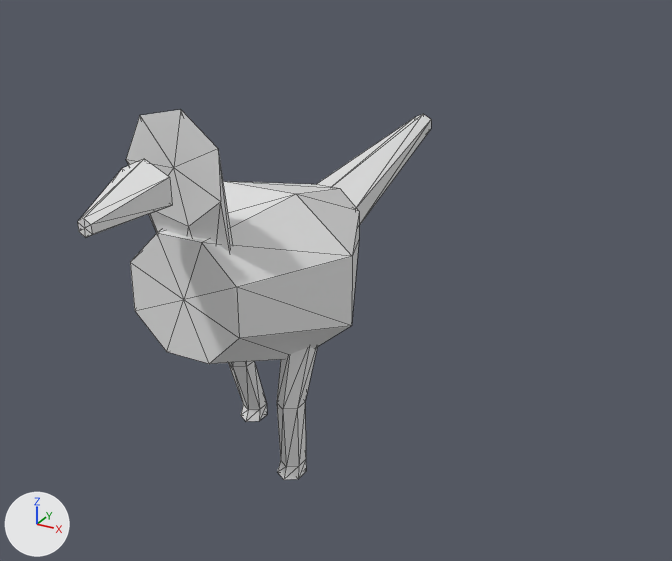
An edit to the OBJ model data/animals/gaviao/walk/5.obj, drawn before and after from the same camera.
One viewpoint serves both versions: a 50 mm camera at (0.744, -1.112, 0.893) aimed at (0.054, 0.144, 0.265). Every picture has the same lights, and +X, +Y and +Z are marked at lower left. The first picture is the older version. Mesh edges are drawn as thin lines. Where no turn or scale is listed for an object, it has been applied to the vertices.

The older version as bpy lines, for what is in view:
```python
me_gaviao_walk_5 = bpy.data.meshes.new('gaviao_walk_5')
me_gaviao_walk_5.from_pydata(...)  # 122 vertices, 220 faces; spans x -0.159..0.159, y -0.357..0.682, z 0.0..0.62
ob_gaviao_walk_5 = bpy.data.objects.new('gaviao_walk_5', me_gaviao_walk_5)
ob_gaviao_walk_5.location = (0.0, 0.0, 0.0)
```
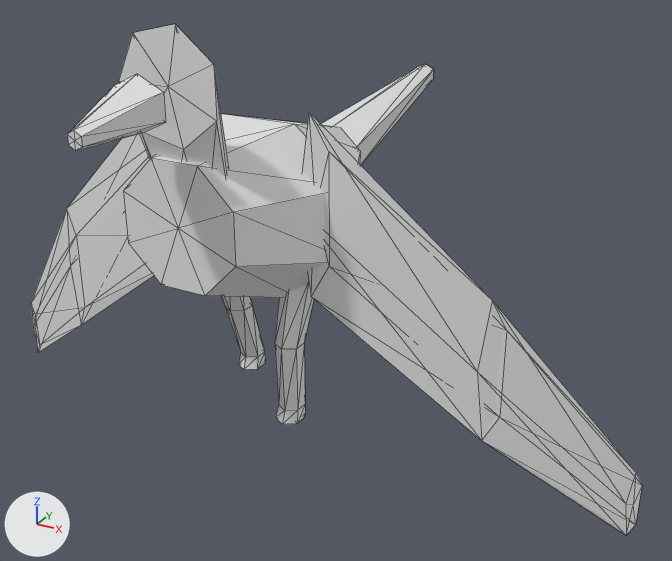
Pixel boxes (x1, y1, x2, y2) of what changed, in the pictures (672 x 561 px; the box of a moved part takes in the faces that stretch with it):
'gaviao_walk_5', reshaped (73% wider, 38% taller): before (78, 110, 431, 480); after (31, 24, 642, 535)
part 1 of me_gaviao_walk_5, moved or reshaped: before (130, 181, 359, 364); after (123, 114, 360, 298)
part 2 of me_gaviao_walk_5, moved or reshaped: before (228, 361, 267, 421); after (221, 296, 265, 369)
part 3 of me_gaviao_walk_5, moved or reshaped: before (277, 347, 317, 480); after (275, 285, 314, 424)
part 4 of me_gaviao_walk_5, moved or reshaped: before (126, 110, 233, 252); after (119, 24, 229, 177)
part 5 of me_gaviao_walk_5, moved or reshaped: before (78, 159, 172, 237); after (67, 74, 166, 151)
part 6 of me_gaviao_walk_5, moved or reshaped: before (316, 114, 431, 225); after (321, 64, 433, 165)
part 7 of me_gaviao_walk_5, added: after (31, 134, 154, 353)
part 8 of me_gaviao_walk_5, added: after (302, 112, 642, 535)

The change, as a list of edits to the scene's bpy script:
```text
Change me_gaviao_walk_5:
    used by ob_gaviao_walk_5; location = (0.0, 0.0, 0.0)
    remove me_gaviao_walk_5.from_pydata(...)  # 122 vertices, 220 faces; spans x -0.159..0.159, y -0.357..0.682, z 0.0..0.62
    add me_gaviao_walk_5.from_pydata(...)  # 156 vertices, 280 faces; spans x -0.597..0.595, y -0.357..0.682, z 0.0..0.724
    me_gaviao_walk_5 part 1: the loose piece of 26 vertices spanning x -0.159..0.159, y -0.193..0.21, z 0.189..0.46 is moved by (0.0, 0.0, 0.104)
    me_gaviao_walk_5 part 2: the loose piece of 26 vertices spanning x -0.096..-0.048, y -0.032..0.095, z 0.006..0.234 is moved by (0.0, 0.0, 0.104)
    me_gaviao_walk_5 part 3: the loose piece of 26 vertices spanning x 0.048..0.096, y -0.064..0.032, z 0.0..0.234 is moved by (0.0, 0.0, 0.104)
    me_gaviao_walk_5 part 4: the loose piece of 16 vertices spanning x -0.082..0.07, y -0.191..-0.151, z 0.339..0.62 is moved by (0.0, 0.0, 0.104)
    me_gaviao_walk_5 part 5: the loose piece of 14 vertices spanning x -0.04..0.036, y -0.357..-0.247, z 0.496..0.568 is moved by (0.0, 0.0, 0.104)
    me_gaviao_walk_5 part 6: the loose piece of 14 vertices spanning x -0.058..0.058, y 0.202..0.682, z 0.315..0.425 is moved by (0.0, 0.0, 0.104)
    me_gaviao_walk_5 part 7: a new loose piece of 17 vertices spanning x -0.597..-0.108, y -0.054..0.066, z 0.0..0.6
    me_gaviao_walk_5 part 8: a new loose piece of 17 vertices spanning x 0.103..0.595, y -0.055..0.066, z 0.0..0.6
```
